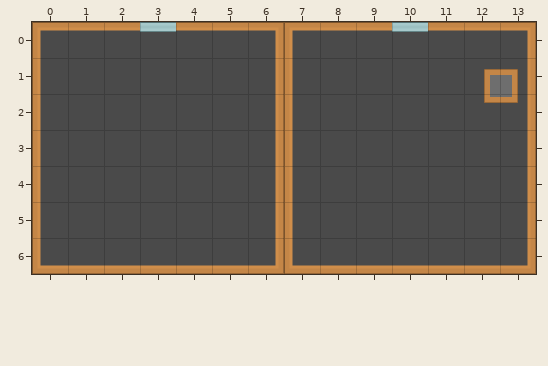
Level history. Tiled map: demo_game/assets/tilemaps/level1.tmx. Above, as it was before the edit.
Cells are 64x64 px. Shown: x 0..13, y 0..6.
Now the later version:
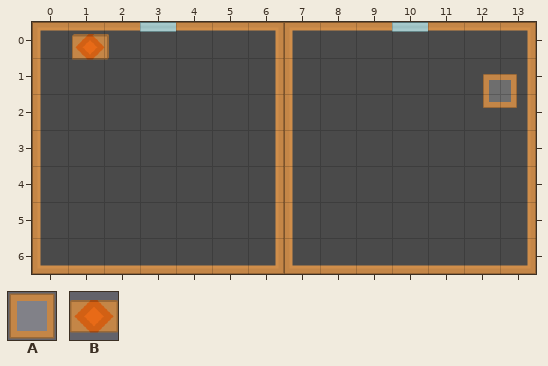
Key: from "kenny_simple_platformer": A 482, B 510.
Objects are placed by their top-left corner, in cells (3,4 is the top-left corner of cell 3,4); size is 1x1 cell unless given.
Commit message: Mi mapa con el primer nivel
From old to new:
Layer "lvl1_objects":
added: B at 1.1,0.2
added: B at 1.1,0.2
added: A at 12.5,1.4
removed: A at 12.5,1.3
Where, in picture pixels (left, top, right, bottom), the same in both pictures:
added: (72, 34, 109, 60)
changed: (483, 69, 518, 108)
